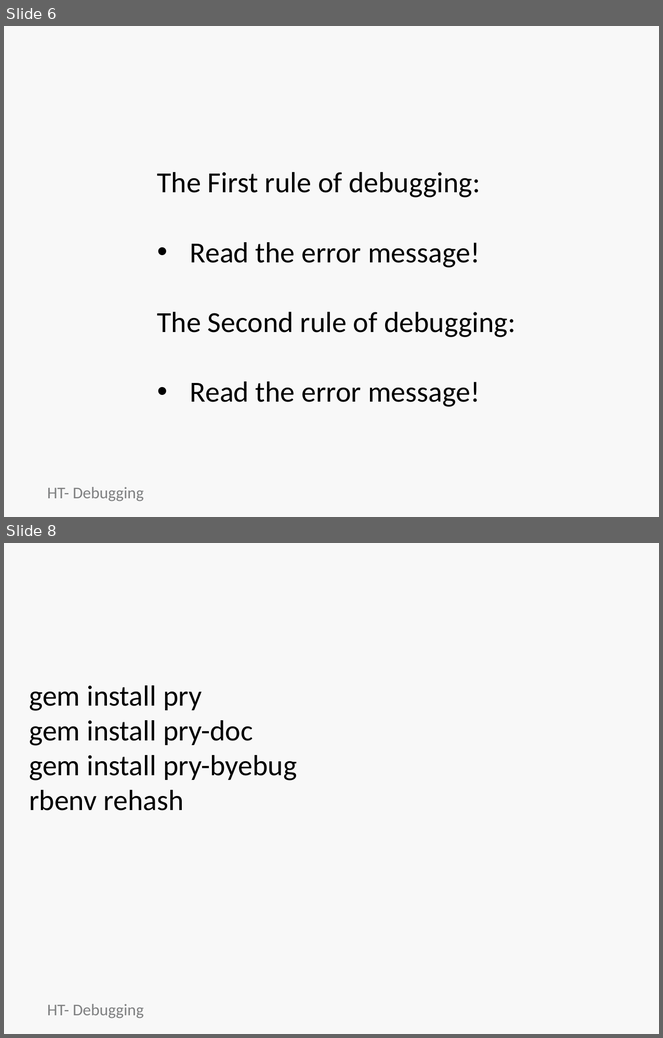
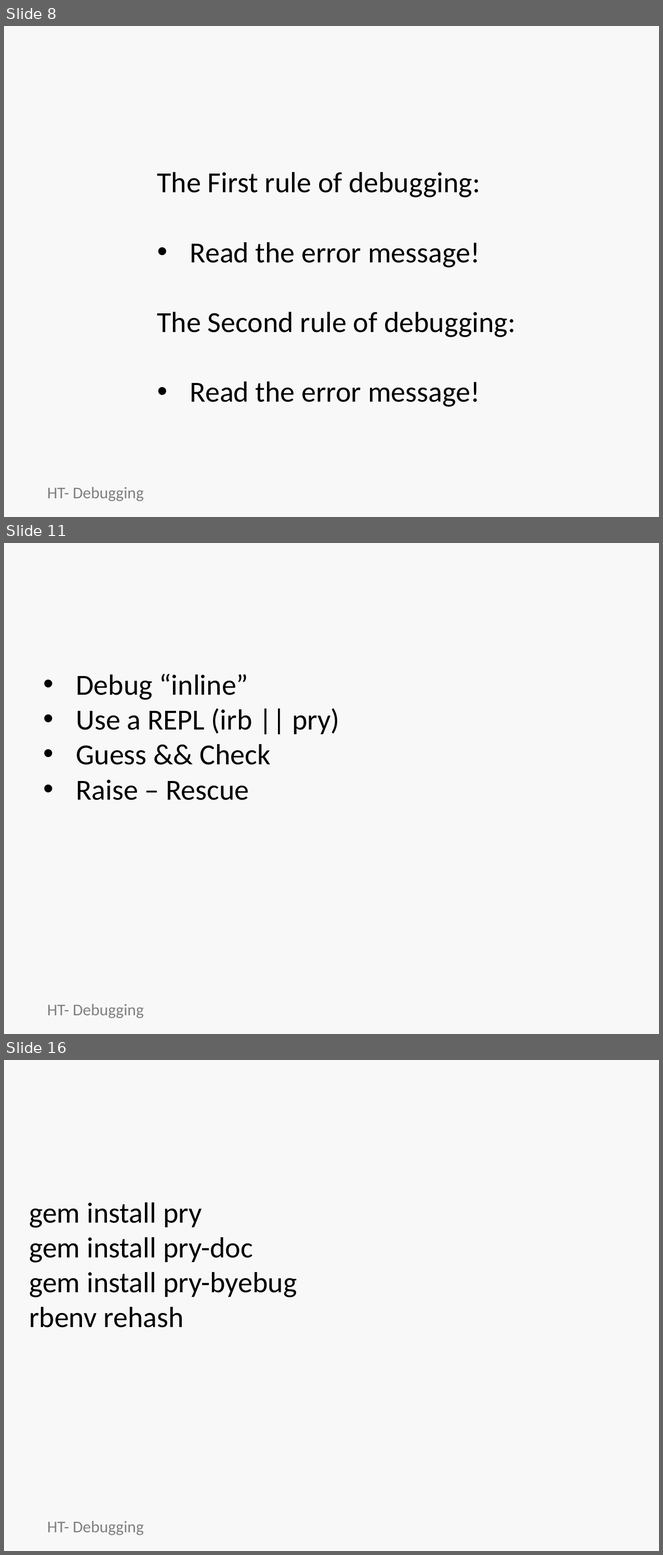
Before and after one commit to jumpcheng/debugging_notes, a slide deck: HT-debugging-basics.pptx. Shown one above the other, each under a label of ours: slides 6 and 8 before the commit, slides 8, 11 and 16 after it; the slides between them are not shown. The pictures are 663x1038 and 663x1555 pixels, drawn with LibreOffice and Linux fonts; fonts in the diff are those of the drawing; background and template pictures are left out. Boxes give left, top, right and bottom in pixels: in the first picture for what was removed or moved away, otherwise in the second. Text is boxed around its words. In the diff, an @@ line names an element or a change of style, - is before the commit and + after.

```diff
--- a/HT-debugging-basics.pptx
+++ b/HT-debugging-basics.pptx
@@ slide 11 added at <box>4,543,659,1034</box>, background picture (left out) @@
@@ title added at <box>37,551,626,633</box>, 44 pt, text #F8F8F8, bold @@
+Strategies
@@ text added at <box>76,674,339,800</box>, 32 pt, text #000000 @@
+• Debug “inline”
+• Use a REPL (irb || pry)
+• Guess && Check
+• Raise – Rescue
@@ text added at <box>47,1004,143,1019</box>, 18 pt, text #7E7F80 @@
+HT- Debugging
@@ what was slide 6 is now slide 8 @@
@@ what was slide 8 is now slide 16 @@
```
Also in this commit, not shown: 2 slides changed, 13 other slides added, 2 slides removed, 1 other file.
